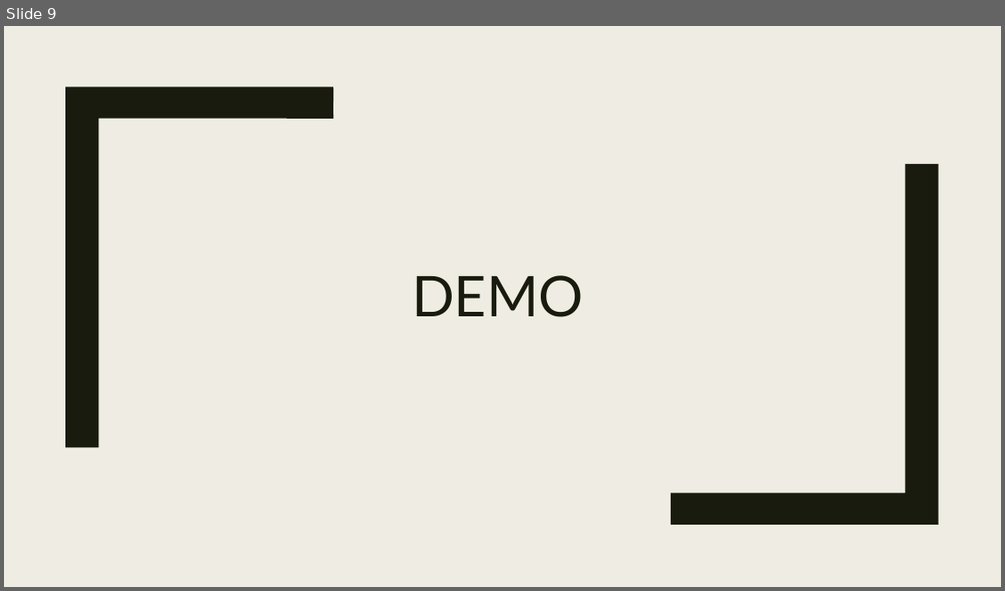
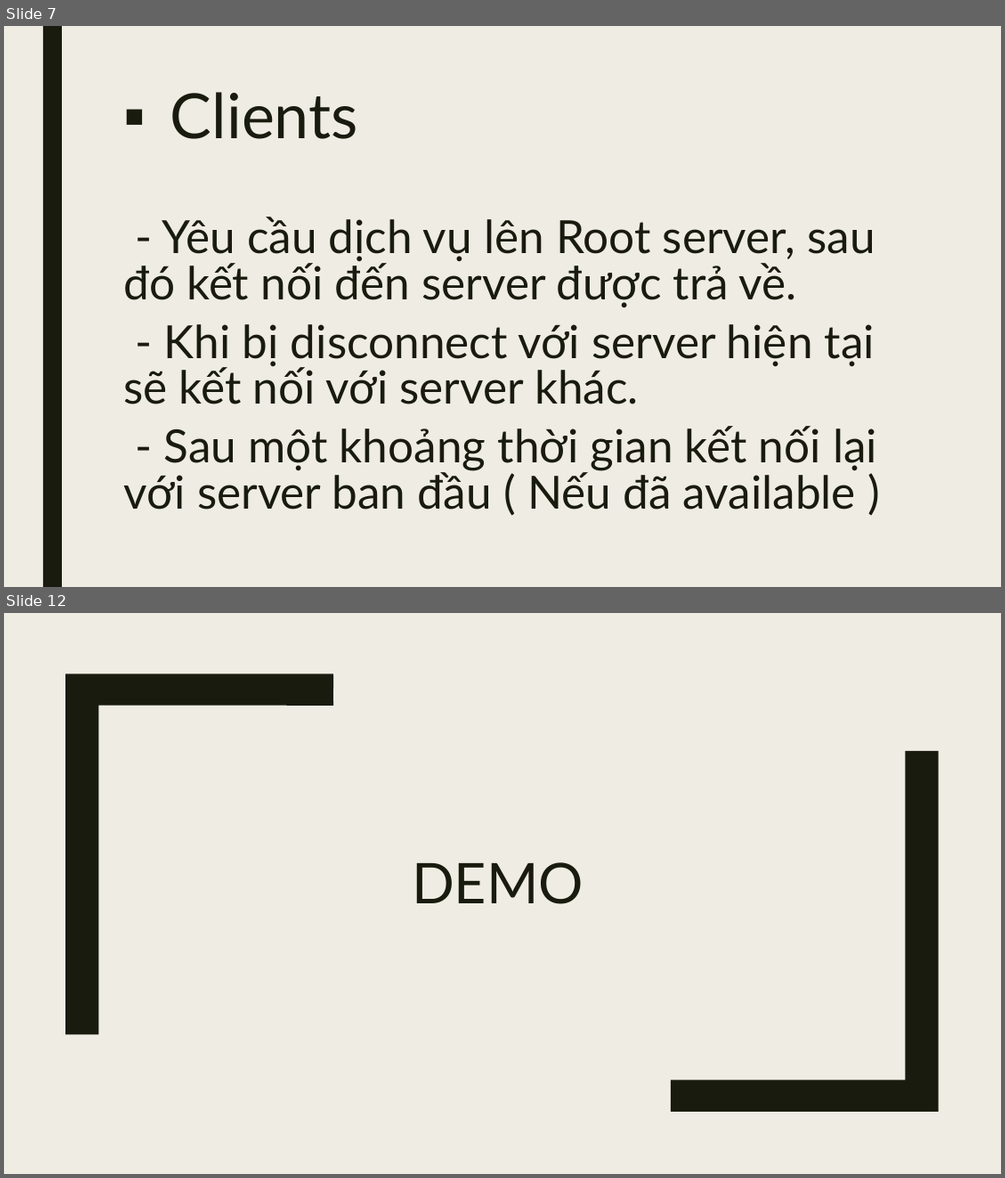
Before and after one commit to znqt/LTM_Proj, a slide deck: Load balancing.pptx. Shown one above the other, each under a label of ours: slide 9 before the commit, slides 7 and 12 after it; the slides between them are not shown. The pictures are 1005x591 and 1005x1178 pixels, drawn with LibreOffice and Linux fonts; fonts in the diff are those of the drawing. Boxes give left, top, right and bottom in pixels: in the first picture for what was removed or moved away, otherwise in the second. Text is boxed around its words. In the diff, an @@ line names an element or a change of style, - is before the commit and + after.

```diff
--- a/Load balancing.pptx
+++ b/Load balancing.pptx
@@ slide 7 added at [4,26,1001,587], background #EFEDE3 @@
@@ rectangle added at [43,26,62,587], fill #191B0E @@
@@ title added at [170,92,358,139], 60 pt, text #191B0E @@
+▪ Clients
@@ text added at [123,216,877,509], 44 pt, text #191B0E @@
+- Yêu cầu dịch vụ lên Root server, sau đó kết nối đến server được trả về.
+- Khi bị disconnect với server hiện tại sẽ kết nối với server khác.
+- Sau một khoảng thời gian kết nối lại với server ban đầu ( Nếu đã available )
@@ what was slide 9 is now slide 12 @@
```
Also in this commit, not shown: 4 slides changed, 6 other slides added, 4 slides removed.
